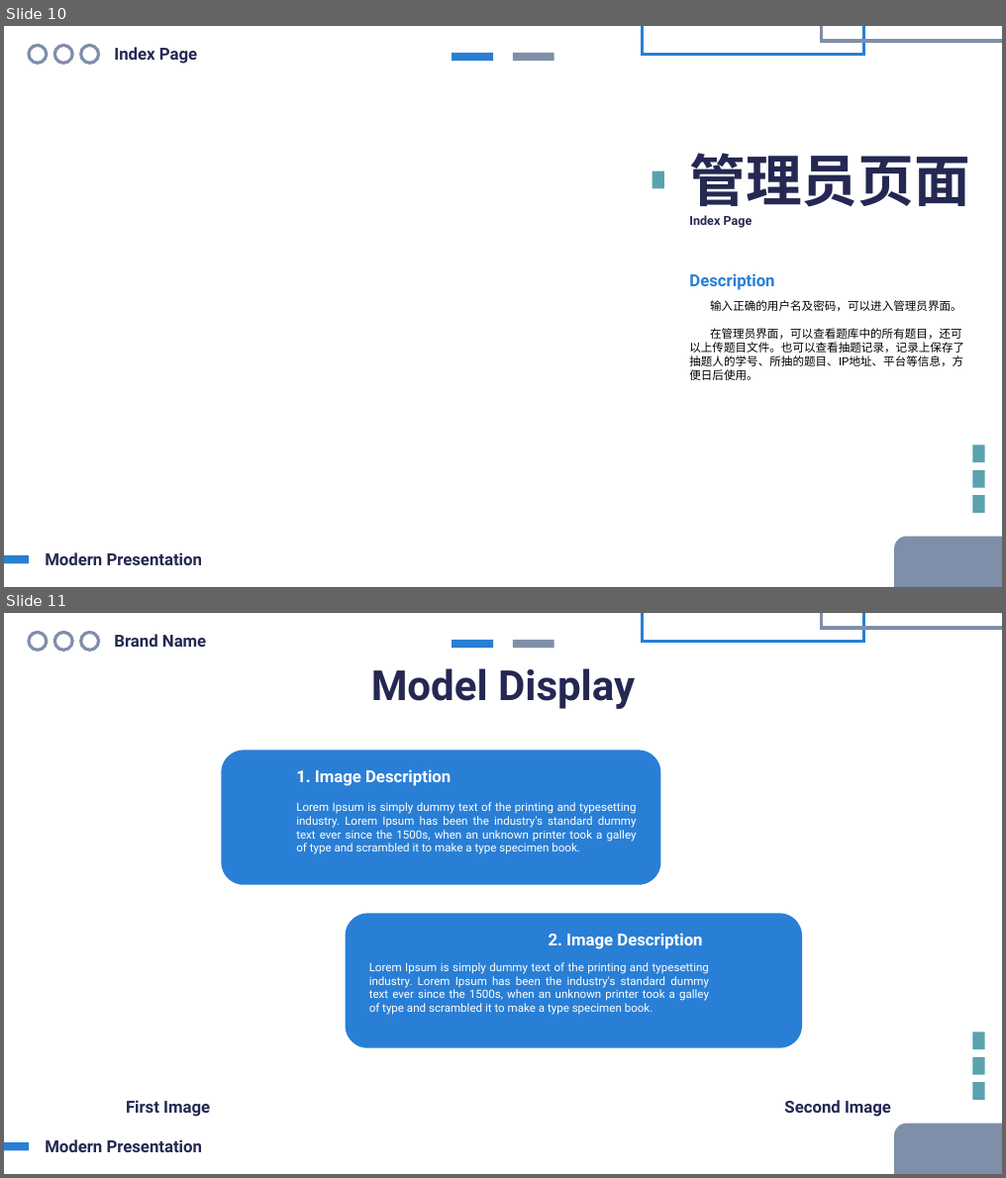
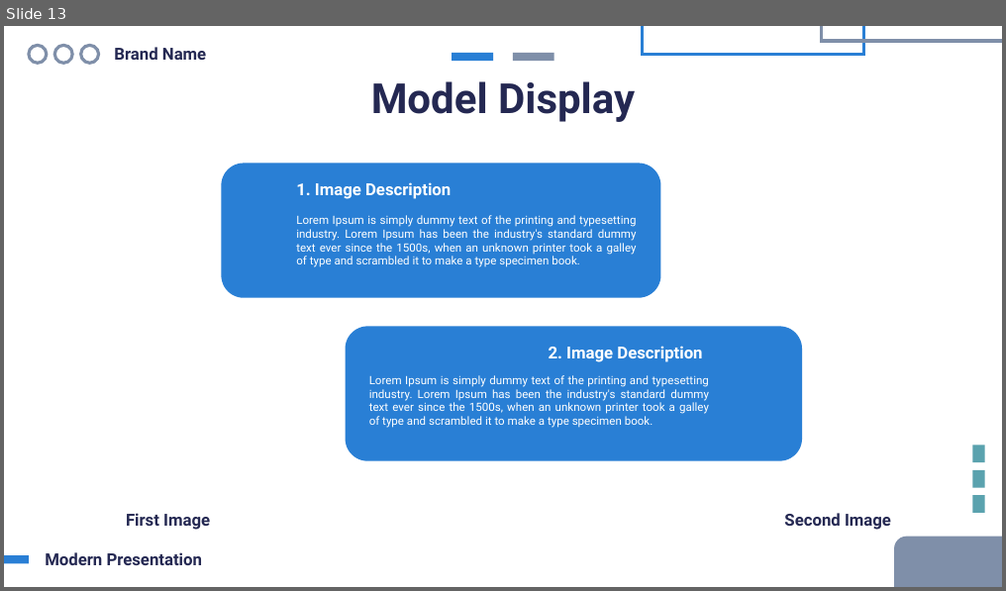
Before and after one commit to HoshiMeisa/Question-Drawing-System, a slide deck: ThesisDefense.pptx. Shown one above the other, each under a label of ours: slides 10 and 11 before the commit, slide 13 after it. The pictures are 1006x1178 and 1006x591 pixels, drawn with LibreOffice and Linux fonts; fonts in the diff are those of the drawing. Boxes give left, top, right and bottom in pixels: in the first picture for what was removed or moved away, otherwise in the second. Text is boxed around its words. In the diff, an @@ line names an element or a change of style, - is before the commit and + after.

```diff
--- a/ThesisDefense.pptx
+++ b/ThesisDefense.pptx
@@ slide 10 removed at [4, 26, 1002, 587], background #FFFFFF @@
@@ ellipse removed at [29, 46, 47, 64] @@
@@ ellipse removed at [54, 46, 73, 64] @@
@@ ellipse removed at [81, 46, 99, 64] @@
@@ text removed at [114, 47, 197, 64] @@
-Index Page
@@ rectangle removed at [451, 53, 493, 62] @@
@@ rectangle removed at [513, 53, 554, 62] @@
@@ rectangle removed at [643, 26, 864, 55] @@
@@ rectangle removed at [822, 26, 1002, 41] @@
@@ rectangle removed at [652, 172, 664, 189] @@
@@ text removed at [689, 153, 969, 216] @@
-管理员页面
@@ text removed at [689, 215, 752, 228] @@
-Index Page
@@ text removed at [689, 274, 774, 290] @@
-Description
@@ text removed at [689, 300, 964, 380] @@
-输入正确的用户名及密码，可以进入管理员界面。
-在管理员界面，可以查看题库中的所有题目，还可以上传题目文件。也可以查看抽题记录，记录上保存了抽题人的学号、所抽的题目、IP地址、平台等信息，方便日后使用。
@@ rectangle removed at [973, 445, 985, 464] @@
@@ rectangle removed at [973, 471, 985, 488] @@
@@ rectangle removed at [973, 495, 985, 513] @@
@@ rectangle removed at [4, 556, 28, 565] @@
@@ text removed at [45, 553, 203, 566] @@
-Modern Presentation
@@ rounded rectangle removed at [894, 537, 1002, 587] @@
@@ what was slide 11 is now slide 13 @@
```
Also in this commit, not shown: 6 slides changed, 3 slides added, 3 other files.
